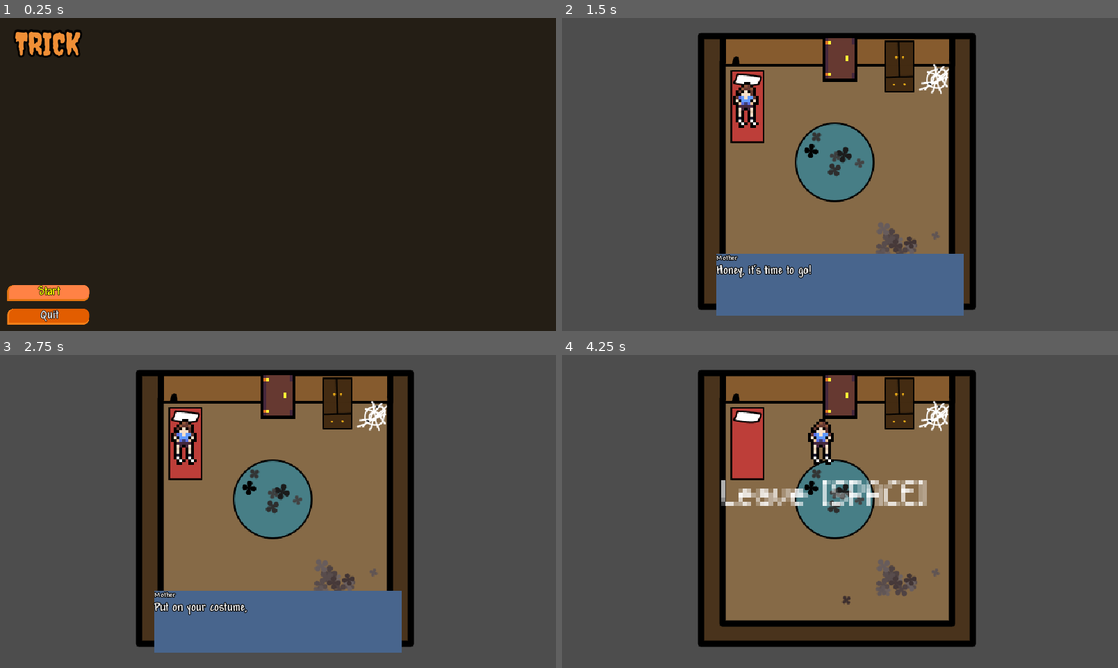
Above: before the commit, frames 1-4 (two rows, left to right).
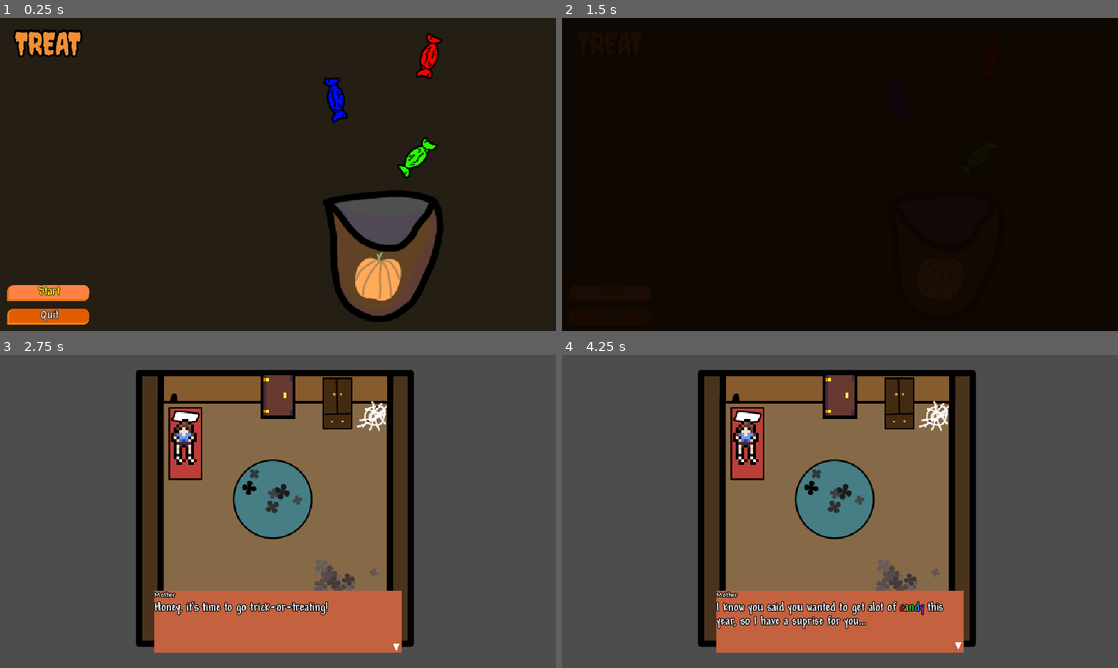
Above: after the commit, the same moments.

Repository: Shadowcrafter2017/Treat
Game: Godot game, scene res://scenes/UI/menus/main_menu/main_menu.tscn
The game is run twice, just before and just after one commit, with the same random seed, the same clock (stepped at 60 frames per second) and the same inputs.
Inputs (mouse positions are in pixels of both pictures, inside the frame that each line leads up to):
- Up to frame 1 (0.25 s): no input
- Up to frame 2 (1.5 s): click "Start" at 0.5 s; click (612, 293) at 1.25 s, where only the run after the commit has a clickable "Start"
- Up to frame 3 (2.75 s): hold D (Move_Right) from 2.03 s (still down); tap Space (Action) at 2.1 s
- Up to frame 4 (4.25 s): release D (Move_Right) at 2.78 s; hold S (Move_Down) 2.78-3.53 s; tap Space (Action) at 2.85, 3.6 s; hold D (Move_Right) from 3.53 s (still down)

The runs differ from the first frame. In frame 1, 8.4% of the frame differs, in the area x 7-80%, y 3-98%; in frame 2, 94%, in the area x 0-100%, y 0-100%; in frame 3, 8.7%; in frame 4, 11%.

Commit message:
added music, added scene transitions, car transition, and squashed some bugs.

Diff:
--- a/Dialogue/cartransition.json
+++ b/Dialogue/cartransition.json
@@ -1,6 +1,8 @@
 [
 	{"Name": "MOM", "Text": "OK, we're here honey."},
+	{"Name": "MOM", "Text": "I have heard this neighborhood gives out [shake rate=20.0 level=5 connected=1]ALOT[/shake] of [rainbow freq=1.0 sat=0.8 val=0.8]candy.[/rainbow]"},
+	{"Name": "MOM", "Text": "But remeber to avoid any [rainbow freq=0.0 sat=1 val=1]red[/rainbow] candy, I heard it tastes [shake rate=20.0 level=5 connected=1]terrible...[/shake]"},
 	{"Name": "MOM", "Text": "You have until [wave amp=25.0 freq=5.0 connected=1]6:00 PM[/wave] before I will pick you up."},
 	{"Name": "MOM", "Text": "In the meantime, I'm going to drive around for a few."},
-	{"Name": "MOM", "Text": "Have fun!"},
+	{"Name": "MOM", "Text": "Have fun, and good luck!"},
 ]
--- a/Dialogue/getdressed.json
+++ b/Dialogue/getdressed.json
@@ -1,4 +1,6 @@
 [
-	{"Name": "Mother", "Text": "[i]Honey,[/i] it's time to go!"},
-	{"Name": "Mother", "Text": "Put on your costume, I will drive you to the [wave amp=25.0 freq=15.0 connected=1]good neighborhood![/wave]"}
+	{"Name": "Mother", "Text": "[i]Honey,[/i] it's time to go trick-or-treating!"},
+	{"Name": "Mother", "Text": "I know you said you wanted to get alot of [rainbow freq=1.0 sat=0.8 val=0.8]candy[/rainbow] this year, so I have a suprise for you..."},
+	{"Name": "Mother", "Text": "I will drive you to the [wave amp=25.0 freq=15.0 connected=1]good neighborhood![/wave]"},
+	{"Name": "Mother", "Text": "Put on your costume and come out when you are ready."},
 ]
--- a/project.godot
+++ b/project.godot
@@ -15,9 +15,14 @@
 config/features=PackedStringArray("4.1", "GL Compatibility")
 config/icon="res://icon.svg"
 
+[audio]
+
+buses/default_bus_layout=""
+
 [autoload]
 
 Global="*res://scenes/autoloads/global.tscn"
+SceneTransition="*res://scenes/autoloads/scene_transition.tscn"
 
 [display]
 
@@ -33,7 +38,7 @@
 Move_Left={
 "deadzone": 0.5,
 "events": [Object(InputEventKey,"resource_local_to_scene":false,"resource_name":"","device":-1,"window_id":0,"alt_pressed":false,"shift_pressed":false,"ctrl_pressed":false,"meta_pressed":false,"pressed":false,"keycode":0,"physical_keycode":65,"key_label":0,"unicode":97,"echo":false,"script":null)
-, Object(InputEventKey,"resource_local_to_scene":false,"resource_name":"","device":-1,"window_id":0,"alt_pressed":false,"shift_pressed":false,"ctrl_pressed":false,"meta_pressed":false,"pressed":false,"keycode":0,"physical_keycode":4194320,"key_label":0,"unicode":0,"echo":false,"script":null)
+, Object(InputEventKey,"resource_local_to_scene":false,"resource_name":"","device":-1,"window_id":0,"alt_pressed":false,"shift_pressed":false,"ctrl_pressed":false,"meta_pressed":false,"pressed":false,"keycode":0,"physical_keycode":4194319,"key_label":0,"unicode":0,"echo":false,"script":null)
 ]
 }
 Move_Right={
--- a/scenes/Areas/Outside/outside.tscn
+++ b/scenes/Areas/Outside/outside.tscn
@@ -8,6 +8,7 @@
 [ext_resource type="Texture2D" uid="uid://beuijxpgjjra1" path="res://art/dummy.png" id="4_fqnyt"]
 [ext_resource type="PackedScene" uid="uid://csqcnioju0lf5" path="res://scenes/decorations/house.tscn" id="7_0ewl3"]
 [ext_resource type="Texture2D" uid="uid://lkdr6jkb6me8" path="res://scenes/decorations/art/fencepiece.png" id="8_osilp"]
+[ext_resource type="AudioStream" uid="uid://poty7li5lmfl" path="res://scenes/Areas/Outside/MadDash2.wav" id="10_7hkic"]
 [ext_resource type="PackedScene" uid="uid://drco5fw323k2q" path="res://scenes/Areas/car_transition.tscn" id="10_f32t2"]
 
 [node name="Outside" type="Node2D"]
@@ -140,6 +141,11 @@
 rotation = 1.57079
 scale = Vector2(0.5, 0.5)
 texture = ExtResource("3_yok8o")
+
+[node name="CarTransition" parent="." instance=ExtResource("10_f32t2")]
+
+[node name="Car" parent="CarTransition" index="0"]
+position = Vector2(0, 45)
 
 [node name="Houses" type="Node2D" parent="."]
 
@@ -237,8 +243,16 @@
 limit_right = 825
 limit_bottom = 180
 
-[node name="CarTransition" parent="." instance=ExtResource("10_f32t2")]
-
+[node name="Music" type="AudioStreamPlayer2D" parent="."]
+stream = ExtResource("10_7hkic")
+volume_db = -8.0
+autoplay = true
+max_distance = 5000.0
+attenuation = 1e-05
+panning_strength = 0.0
+
+[editable path="CarTransition"]
+[editable path="CarTransition/Dialogue"]
 [editable path="Houses2/House2"]
 [editable path="Houses2/House2/StaticBody/Door"]
 [editable path="Houses2/House7"]
--- a/scenes/Areas/car_transition.gd
+++ b/scenes/Areas/car_transition.gd
@@ -1,10 +1,14 @@
 extends Node2D
 
 @onready var player : CharacterBody2D = get_tree().get_first_node_in_group("Player")
+@onready var car_animator : AnimationPlayer = $Car/Animator
 
 func _ready() -> void:
 	player.doing_action = true
 
 func _on_dialogue_tree_exited():
+	car_animator.play("driveaway")
+
+func _on_car_tree_exited():
 	player.doing_action = false
 	Global.game_timer.start()
--- a/scenes/Areas/car_transition.tscn
+++ b/scenes/Areas/car_transition.tscn
@@ -1,16 +1,61 @@
-[gd_scene load_steps=3 format=3 uid="uid://drco5fw323k2q"]
+[gd_scene load_steps=6 format=3 uid="uid://drco5fw323k2q"]
 
 [ext_resource type="Script" path="res://scenes/Areas/car_transition.gd" id="1_gwehe"]
 [ext_resource type="PackedScene" uid="uid://cjti67x4qfwcb" path="res://scenes/UI/dialogue/dialogue.tscn" id="1_pk6xk"]
+[ext_resource type="Texture2D" uid="uid://crk2lgvgj5x35" path="res://scenes/Areas/car.png" id="2_r5ghn"]
+
+[sub_resource type="Animation" id="Animation_4dtog"]
+resource_name = "driveaway"
+tracks/0/type = "value"
+tracks/0/imported = false
+tracks/0/enabled = true
+tracks/0/path = NodePath(".:position:x")
+tracks/0/interp = 1
+tracks/0/loop_wrap = true
+tracks/0/keys = {
+"times": PackedFloat32Array(0, 1),
+"transitions": PackedFloat32Array(3, 3),
+"update": 0,
+"values": [0.0, 350.0]
+}
+tracks/1/type = "method"
+tracks/1/imported = false
+tracks/1/enabled = true
+tracks/1/path = NodePath(".")
+tracks/1/interp = 1
+tracks/1/loop_wrap = true
+tracks/1/keys = {
+"times": PackedFloat32Array(1),
+"transitions": PackedFloat32Array(1),
+"values": [{
+"args": [],
+"method": &"queue_free"
+}]
+}
+
+[sub_resource type="AnimationLibrary" id="AnimationLibrary_54jef"]
+_data = {
+"driveaway": SubResource("Animation_4dtog")
+}
 
 [node name="CarTransition" type="Node2D"]
 script = ExtResource("1_gwehe")
+
+[node name="Car" type="Sprite2D" parent="."]
+position = Vector2(350, 0)
+texture = ExtResource("2_r5ghn")
+
+[node name="Animator" type="AnimationPlayer" parent="Car"]
+libraries = {
+"": SubResource("AnimationLibrary_54jef")
+}
 
 [node name="Dialogue" parent="." instance=ExtResource("1_pk6xk")]
 
 [node name="DialogueBox" parent="Dialogue" index="0"]
 dialog_path = "res://dialogue/cartransition.json"
 
+[connection signal="tree_exited" from="Car" to="." method="_on_car_tree_exited"]
 [connection signal="tree_exited" from="Dialogue" to="." method="_on_dialogue_tree_exited"]
 
 [editable path="Dialogue"]
--- a/scenes/UI/HUD/hud.gd
+++ b/scenes/UI/HUD/hud.gd
@@ -15,7 +15,7 @@
 		if time_left == '60':
 			clock_label.text = "6:00 PM"
 			await get_tree().create_timer(3).timeout
-			get_tree().change_scene_to_file("res://scenes/UI/menus/game_over_screen.tscn")
+			SceneTransition.change_scene("res://scenes/UI/menus/game_over_screen.tscn")
 		else:
 			clock_label.text = "5:%s PM" % time_left
 
--- a/scenes/UI/dialogue/dialogue.tscn
+++ b/scenes/UI/dialogue/dialogue.tscn
@@ -57,7 +57,7 @@
 grow_horizontal = 2
 grow_vertical = 0
 theme = ExtResource("1_l2gic")
-color = Color(0.282353, 0.396078, 0.552941, 1)
+color = Color(0.768627, 0.380392, 0.247059, 1)
 script = ExtResource("2_tbhqw")
 
 [node name="Name" type="RichTextLabel" parent="DialogueBox"]
--- a/scenes/UI/menus/game_over_screen.gd
+++ b/scenes/UI/menus/game_over_screen.gd
@@ -10,4 +10,4 @@
 func _on_play_button_pressed():
 	Global.costumed = false
 	Global.candy_collected = 0
-	get_tree().change_scene_to_file("res://scenes/UI/menus/main_menu/main_menu.tscn")
+	SceneTransition.change_scene("res://scenes/UI/menus/main_menu/main_menu.tscn")
--- a/scenes/UI/menus/main_menu/main_menu.gd
+++ b/scenes/UI/menus/main_menu/main_menu.gd
@@ -7,7 +7,7 @@
 	start_button.grab_focus()
 
 func _on_start_pressed():
-	get_tree().change_scene_to_file("res://scenes/Areas/room/room.tscn")
+	SceneTransition.change_scene("res://scenes/Areas/room/room.tscn")
 
 func _on_quit_pressed():
 	get_tree().quit()
--- a/scenes/UI/menus/main_menu/main_menu.tscn
+++ b/scenes/UI/menus/main_menu/main_menu.tscn
@@ -1,8 +1,10 @@
-[gd_scene load_steps=4 format=3 uid="uid://clq64yiqnmirf"]
+[gd_scene load_steps=6 format=3 uid="uid://clq64yiqnmirf"]
 
 [ext_resource type="Theme" uid="uid://j00nq8ysovek" path="res://scenes/UI/menus/new_theme.tres" id="1_b7ypp"]
 [ext_resource type="Script" path="res://scenes/UI/menus/main_menu/main_menu.gd" id="2_028s4"]
 [ext_resource type="FontFile" uid="uid://bn1awrj0x3ahm" path="res://scenes/UI/menus/main_menu/Creepster-Regular.ttf" id="3_d3ets"]
+[ext_resource type="Texture2D" uid="uid://m3unffql0j06" path="res://scenes/UI/minigame/art/pumpkinbag.png" id="4_f8558"]
+[ext_resource type="Texture2D" uid="uid://5dptb6qvvkyn" path="res://scenes/UI/minigame/art/candy.png" id="5_y226y"]
 
 [node name="MainMenu" type="Control"]
 layout_mode = 3
@@ -39,7 +41,7 @@
 theme_override_constants/outline_size = 16
 theme_override_fonts/font = ExtResource("3_d3ets")
 theme_override_font_sizes/font_size = 64
-text = "TRICK"
+text = "TREAT"
 horizontal_alignment = 1
 vertical_alignment = 1
 
@@ -50,13 +52,40 @@
 [node name="Start" type="Button" parent="MarginContainer/VBoxContainer"]
 layout_mode = 2
 focus_neighbor_top = NodePath("../Quit")
+action_mode = 0
 text = "Start
 "
 
 [node name="Quit" type="Button" parent="MarginContainer/VBoxContainer"]
 layout_mode = 2
 focus_neighbor_bottom = NodePath("../Start")
+action_mode = 0
 text = "Quit"
+
+[node name="Pumpkinbag" type="Sprite2D" parent="."]
+position = Vector2(800, 500)
+scale = Vector2(2, 2)
+texture = ExtResource("4_f8558")
+
+[node name="Candy" type="Sprite2D" parent="."]
+modulate = Color(0.14902, 1, 0, 1)
+position = Vector2(866, 287)
+scale = Vector2(2, 2)
+texture = ExtResource("5_y226y")
+
+[node name="Candy2" type="Sprite2D" parent="."]
+modulate = Color(0, 0.0313726, 1, 1)
+position = Vector2(695, 171)
+rotation = 2.17643
+scale = Vector2(2, 2)
+texture = ExtResource("5_y226y")
+
+[node name="Candy3" type="Sprite2D" parent="."]
+modulate = Color(1, 0, 0, 1)
+position = Vector2(887, 83)
+rotation = 2.64766
+scale = Vector2(2, 2)
+texture = ExtResource("5_y226y")
 
 [connection signal="pressed" from="MarginContainer/VBoxContainer/Start" to="." method="_on_start_pressed"]
 [connection signal="pressed" from="MarginContainer/VBoxContainer/Quit" to="." method="_on_quit_pressed"]
--- a/scenes/UI/menus/new_theme.tres
+++ b/scenes/UI/menus/new_theme.tres
@@ -39,7 +39,7 @@
 [resource]
 default_font = ExtResource("1_xyk4c")
 Button/colors/font_focus_color = Color(1, 1, 0, 1)
-Button/colors/font_hover_color = Color(1, 1, 0, 1)
+Button/colors/font_hover_color = Color(1, 0.721569, 0, 1)
 Button/colors/font_outline_color = Color(0.0156863, 0.0156863, 0.0156863, 1)
 Button/constants/outline_size = 4
 Button/font_sizes/font_size = 24
--- a/scenes/autoloads/global.tscn
+++ b/scenes/autoloads/global.tscn
@@ -1,6 +1,6 @@
 [gd_scene load_steps=2 format=3 uid="uid://cymni2uvbb2jf"]
 
-[ext_resource type="Script" path="res://Global.gd" id="1_v7vgr"]
+[ext_resource type="Script" path="res://scenes/autoloads/global.gd" id="1_v7vgr"]
 
 [node name="Global" type="Node"]
 script = ExtResource("1_v7vgr")
--- /dev/null
+++ b/scenes/autoloads/scene_transition.gd
@@ -0,0 +1,11 @@
+extends CanvasLayer
+
+@onready var animator : AnimationPlayer = $Animator
+
+func change_scene(target: String) -> void:
+	animator.play("dissolve")
+
+	await animator.animation_finished
+
+	get_tree().change_scene_to_file(target)
+	animator.play_backwards("dissolve")
--- /dev/null
+++ b/scenes/autoloads/scene_transition.tscn
@@ -0,0 +1,59 @@
+[gd_scene load_steps=5 format=3 uid="uid://b3m6hht8yuy3c"]
+
+[ext_resource type="Script" path="res://scenes/autoloads/scene_transition.gd" id="1_oy4v0"]
+
+[sub_resource type="Animation" id="Animation_1emnj"]
+length = 0.001
+tracks/0/type = "value"
+tracks/0/imported = false
+tracks/0/enabled = true
+tracks/0/path = NodePath("ColorRect:modulate")
+tracks/0/interp = 1
+tracks/0/loop_wrap = true
+tracks/0/keys = {
+"times": PackedFloat32Array(0),
+"transitions": PackedFloat32Array(1),
+"update": 0,
+"values": [Color(1, 1, 1, 0)]
+}
+
+[sub_resource type="Animation" id="Animation_e7th4"]
+resource_name = "dissolve"
+tracks/0/type = "value"
+tracks/0/imported = false
+tracks/0/enabled = true
+tracks/0/path = NodePath("ColorRect:modulate")
+tracks/0/interp = 1
+tracks/0/loop_wrap = true
+tracks/0/keys = {
+"times": PackedFloat32Array(0, 1),
+"transitions": PackedFloat32Array(1, 1),
+"update": 0,
+"values": [Color(1, 1, 1, 0), Color(1, 1, 1, 1)]
+}
+
+[sub_resource type="AnimationLibrary" id="AnimationLibrary_trlbk"]
+_data = {
+"RESET": SubResource("Animation_1emnj"),
+"dissolve": SubResource("Animation_e7th4")
+}
+
+[node name="Scene_Transition" type="CanvasLayer"]
+layer = 5
+script = ExtResource("1_oy4v0")
+
+[node name="ColorRect" type="ColorRect" parent="."]
+modulate = Color(1, 1, 1, 0)
+top_level = true
+anchors_preset = 15
+anchor_right = 1.0
+anchor_bottom = 1.0
+grow_horizontal = 2
+grow_vertical = 2
+mouse_filter = 2
+color = Color(0.054902, 0.0235294, 0.00392157, 1)
+
+[node name="Animator" type="AnimationPlayer" parent="."]
+libraries = {
+"": SubResource("AnimationLibrary_trlbk")
+}
--- a/scenes/characters/player/player.gd
+++ b/scenes/characters/player/player.gd
@@ -92,7 +92,7 @@
 				update_costume()
 			"Leave":
 				if Global.costumed == true:
-					get_tree().change_scene_to_file("res://scenes/Areas/Outside/outside.tscn")
+					SceneTransition.change_scene("res://scenes/Areas/Outside/outside.tscn")
 				else:
 					doing_action = true
 					animator.stop()
Not shown, added: scenes/Areas/Outside/MadDash2.wav.import
Not shown: 1 places in scenes/Areas/Outside/outside.tscn that only renumber resources
Binary file added: scenes/Areas/car.png
Not shown, added: scenes/Areas/car.png.import
Renamed: Global.gd -> scenes/autoloads/global.gd
Not shown, added: scenes/Areas/Outside/MadDash2.wav
